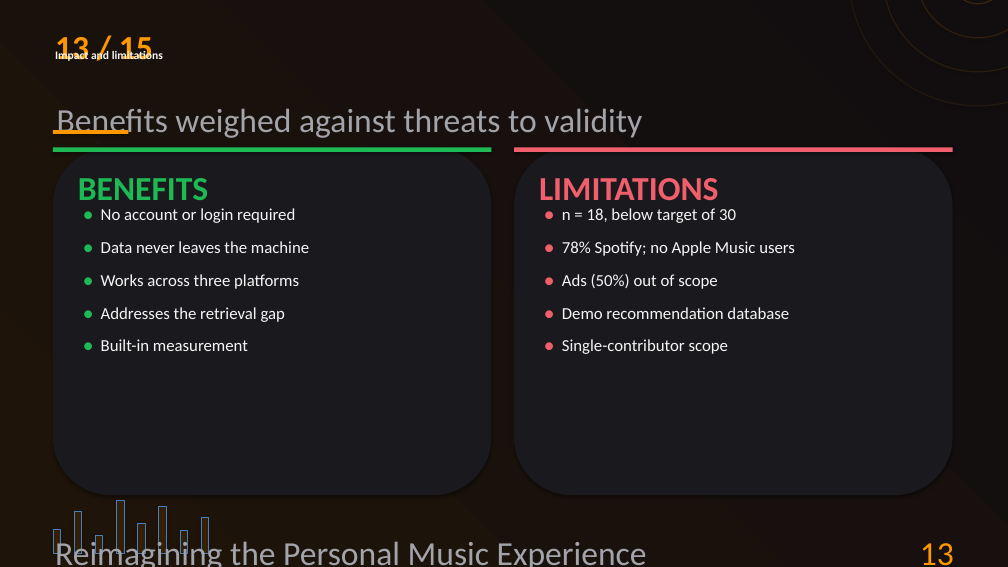
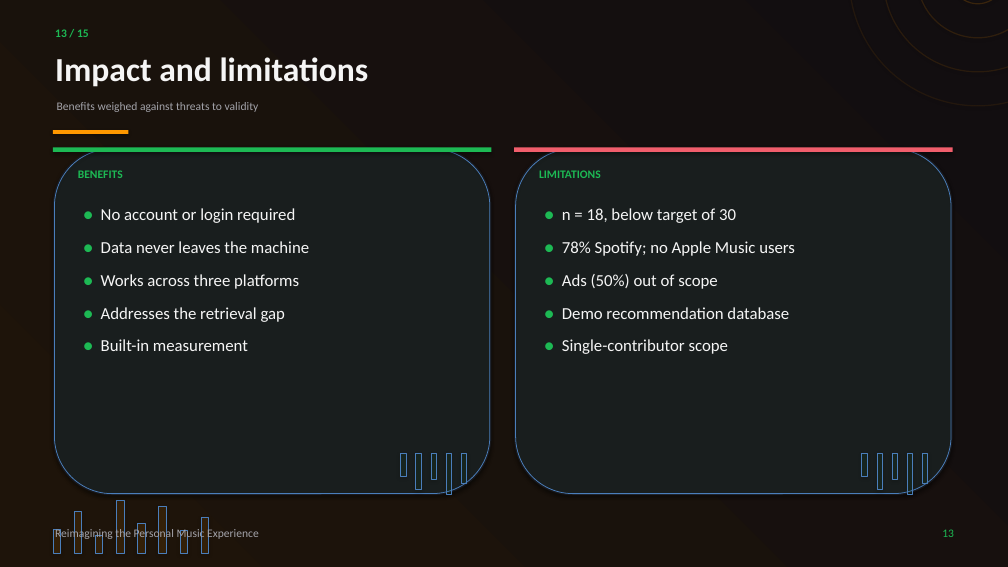
Before and after one commit to preet-kamdar/design-thinking-sem3, a slide deck: slide 13 of docs/Presentation.pptx. Drawn at 1008x567 pixels with LibreOffice and Linux fonts; fonts in the diff are those of the drawing. Boxes give left, top, right and bottom in pixels: in the first picture for what was removed or moved away, otherwise in the second. Text is boxed around its words. In the diff, an @@ line names an element or a change of style, - is before the commit and + after.

```diff
--- a/docs/Presentation.pptx
+++ b/docs/Presentation.pptx
@@ text "13 / 15" at <box>55,29,89,37</box>: size 32 to 11 pt, text colour #FF9800 to #1DB954 @@
@@ text "Impact and limitations" at <box>55,57,369,87</box>: size 11 to 32 pt @@
@@ rounded rectangle added at <box>54,149,490,494</box>, fill #1DB954 at 3% opacity @@
@@ rounded rectangle added at <box>516,149,951,494</box>, fill #1DB954 at 3% opacity @@
@@ text "LIMITATIONS" at <box>539,170,601,178</box>: size 32 to 11 pt, text colour #F15E6C to #1DB954 @@
@@ text "● n = 18, below ..." at <box>562,208,795,354</box>: text colour #F15E6C to #1DB954 in "●", "●", "●", "●" and 1 more places @@
@@ rectangle added at <box>401,454,406,476</box>, fill #1DB954 at 6% opacity @@
@@ rectangle added at <box>416,454,421,490</box>, fill #1DB954 at 6% opacity @@
@@ rectangle added at <box>431,454,436,479</box>, fill #1DB954 at 6% opacity @@
@@ rectangle added at <box>446,454,451,495</box>, fill #1DB954 at 6% opacity @@
@@ rectangle added at <box>461,454,467,484</box>, fill #1DB954 at 6% opacity @@
@@ rectangle added at <box>862,454,867,476</box>, fill #1DB954 at 6% opacity @@
@@ rectangle added at <box>877,454,882,490</box>, fill #1DB954 at 6% opacity @@
@@ rectangle added at <box>892,454,898,479</box>, fill #1DB954 at 6% opacity @@
@@ text "♫" at <box>900,450,953,495</box>: size 11 to 32 pt, text colour #FF9800 at 14% opacity to #1DB954 at 14% opacity @@
@@ rectangle added at <box>907,454,913,495</box>, fill #1DB954 at 6% opacity @@
@@ rectangle added at <box>923,454,928,484</box>, fill #1DB954 at 6% opacity @@
@@ size 32 to 11 pt in 3 elements at <box>57,102,259,112</box>, <box>78,170,123,178</box>, <box>55,528,259,541</box> @@
@@ text "13" at <box>942,529,954,537</box>: size 32 to 11 pt, text colour #FF9800 to #1DB954 @@
```
Also in this commit, not shown: 14 other slides changed, 3 other files.
